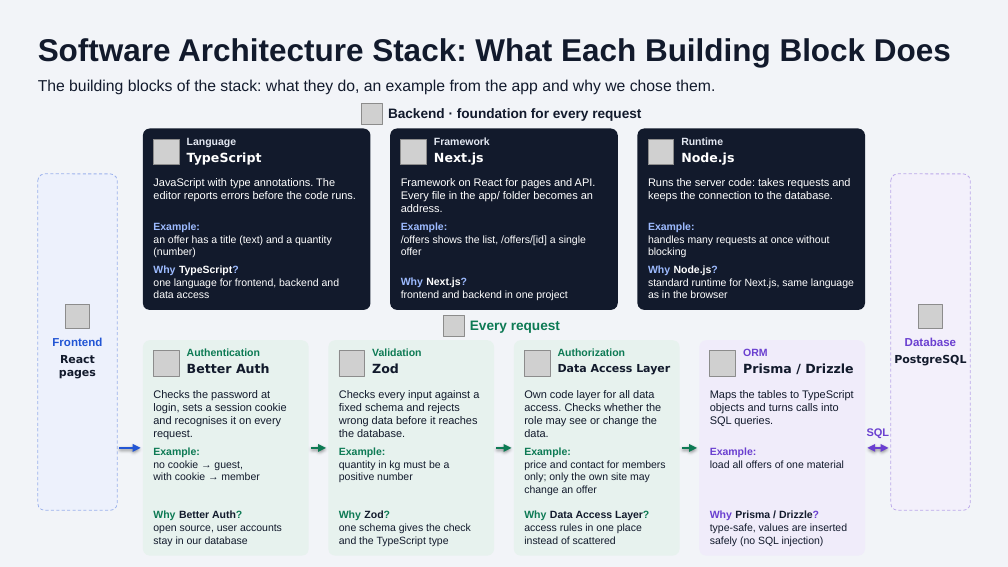
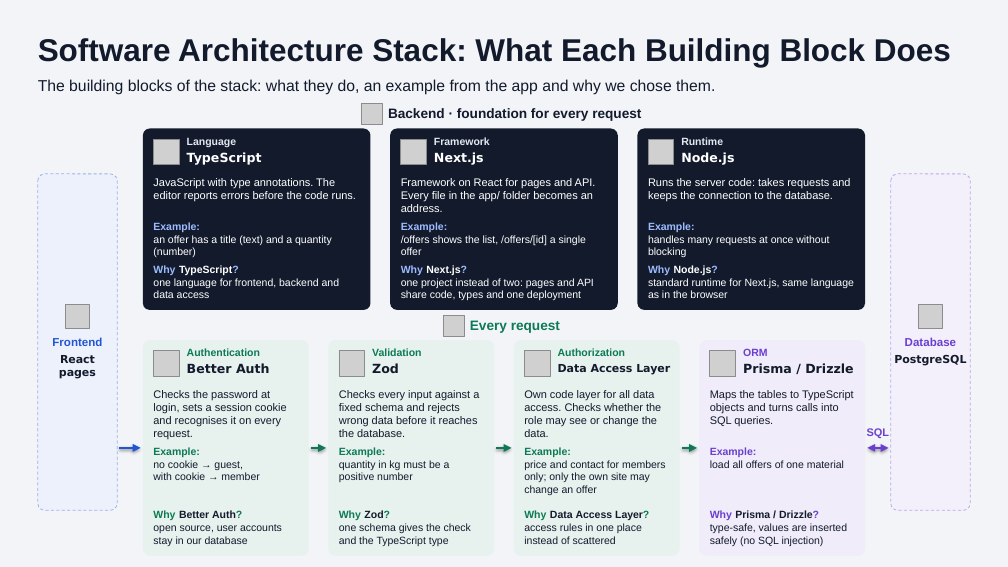
Before and after one commit to lu4k87/__project_applied_research, a slide deck: slide 2 of Praesentation/folien/App-Architecture-EN.pptx. Drawn at 1008x567 pixels with LibreOffice and Linux fonts; fonts in the diff are those of the drawing; grey boxes stand for pictures. Boxes give left, top, right and bottom in pixels: in the first picture for what was removed or moved away, otherwise in the second. Text is boxed around its words. In the diff, an @@ line names an element or a change of style, - is before the commit and + after.

```diff
--- a/Praesentation/folien/App-Architecture-EN.pptx
+++ b/Praesentation/folien/App-Architecture-EN.pptx
@@ text at [401, 265, 594, 300]: text changed @@
-Why Next.js?
-frontend and backend in one project
+Why Next.js?
+one project instead of two: pages and API share code, types and one deployment
```
Also in this commit, not shown: 4 other files.
